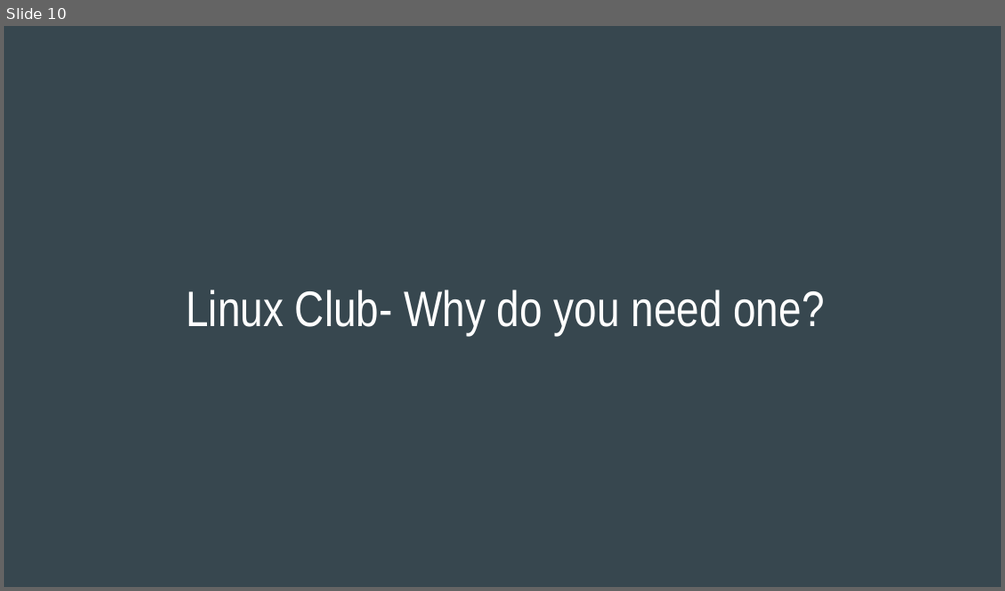
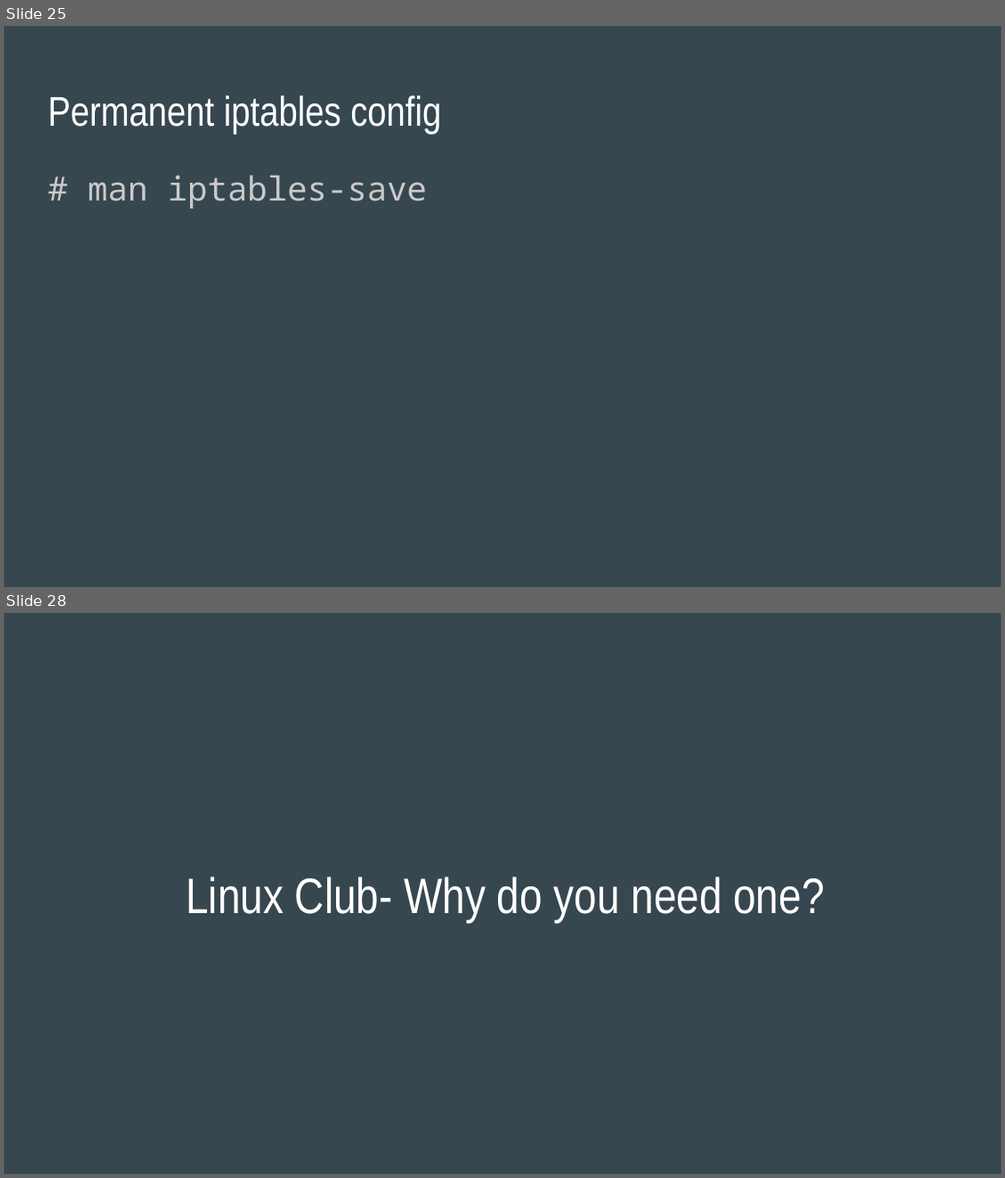
Before and after one commit to phat-sumo/everyone-can-be-root, a slide deck: everyone-can-be-root.pptx. Shown one above the other, each under a label of ours: slide 10 before the commit, slides 25 and 28 after it; the slides between them are not shown. The pictures are 1005x591 and 1005x1178 pixels, drawn with LibreOffice and Linux fonts; fonts in the diff are those of the drawing. Boxes give left, top, right and bottom in pixels: in the first picture for what was removed or moved away, otherwise in the second. Text is boxed around its words. In the diff, an @@ line names an element or a change of style, - is before the commit and + after.

```diff
--- a/everyone-can-be-root.pptx
+++ b/everyone-can-be-root.pptx
@@ slide 25 added at [4, 26, 1001, 587], background #37474F @@
@@ title added at [48, 95, 441, 134], 30 pt, text #FFFFFF @@
+Permanent iptables config
@@ text added at [88, 175, 427, 208], 24 pt, text #CACACA @@
+# man iptables-save
@@ what was slide 10 is now slide 28 @@
```
Also in this commit, not shown: 2 slides changed, 17 other slides added, 5 other files.
